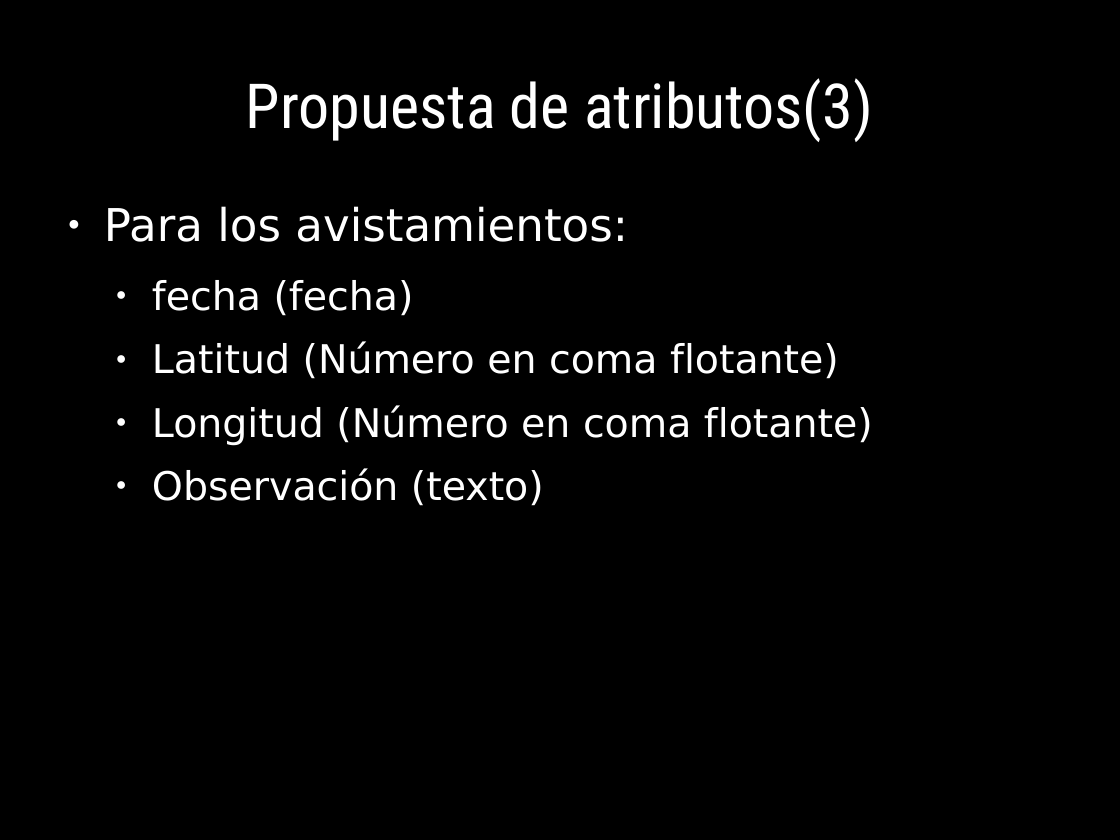
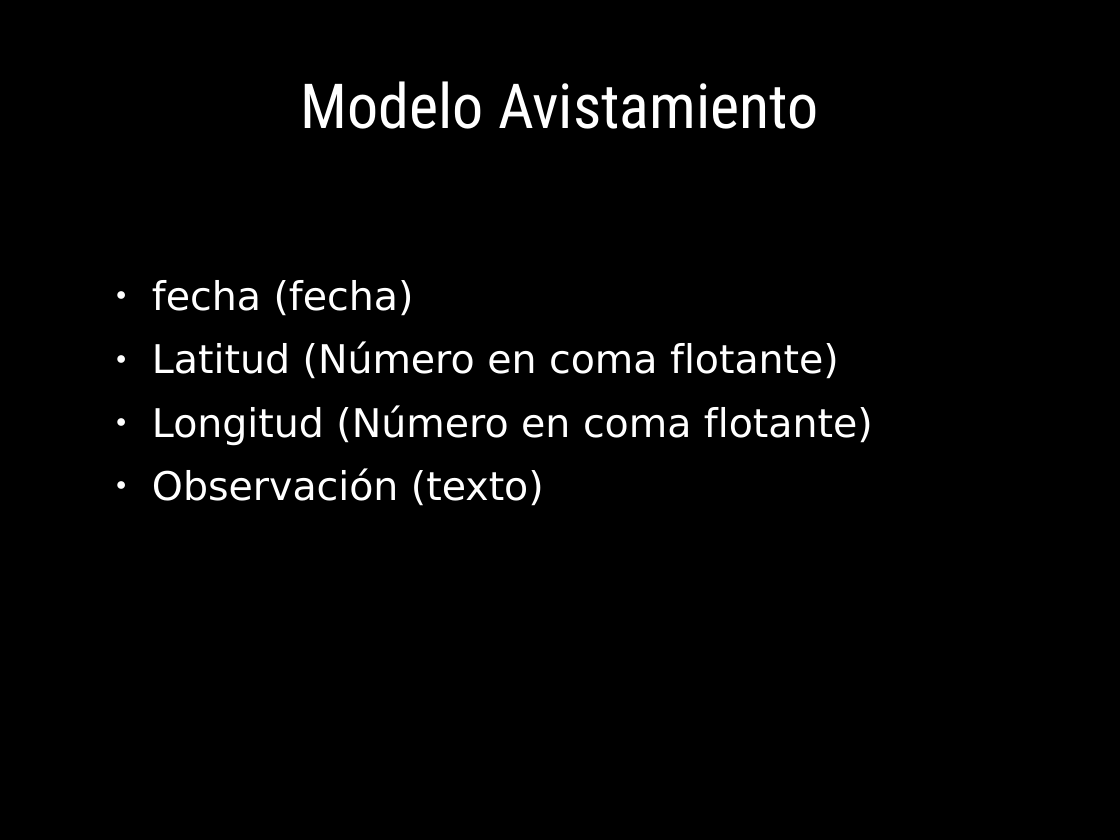
Before and after one commit to euribates/curso-django, a slide deck: slide 48 of presentacion/curso_django.odp (slide 42 before the commit). Drawn at 1120x840 pixels with LibreOffice and Linux fonts; fonts in the diff are those of the drawing. Boxes give left, top, right and bottom in pixels: in the first picture for what was removed or moved away, otherwise in the second. Text is boxed around its words. In the diff, an @@ line names an element or a change of style, - is before the commit and + after.

```diff
--- a/presentacion/curso_django.odp
+++ b/presentacion/curso_django.odp
@@ title at (301, 81, 818, 129): text changed @@
-Propuesta de atributos(3)
+Modelo Avistamiento
@@ text at (104, 206, 628, 242): paragraph removed @@
-● Para los avistamientos:
```
Also in this commit, not shown: 31 other slides changed, 14 slides added, 2 slides removed, 11 other files.
